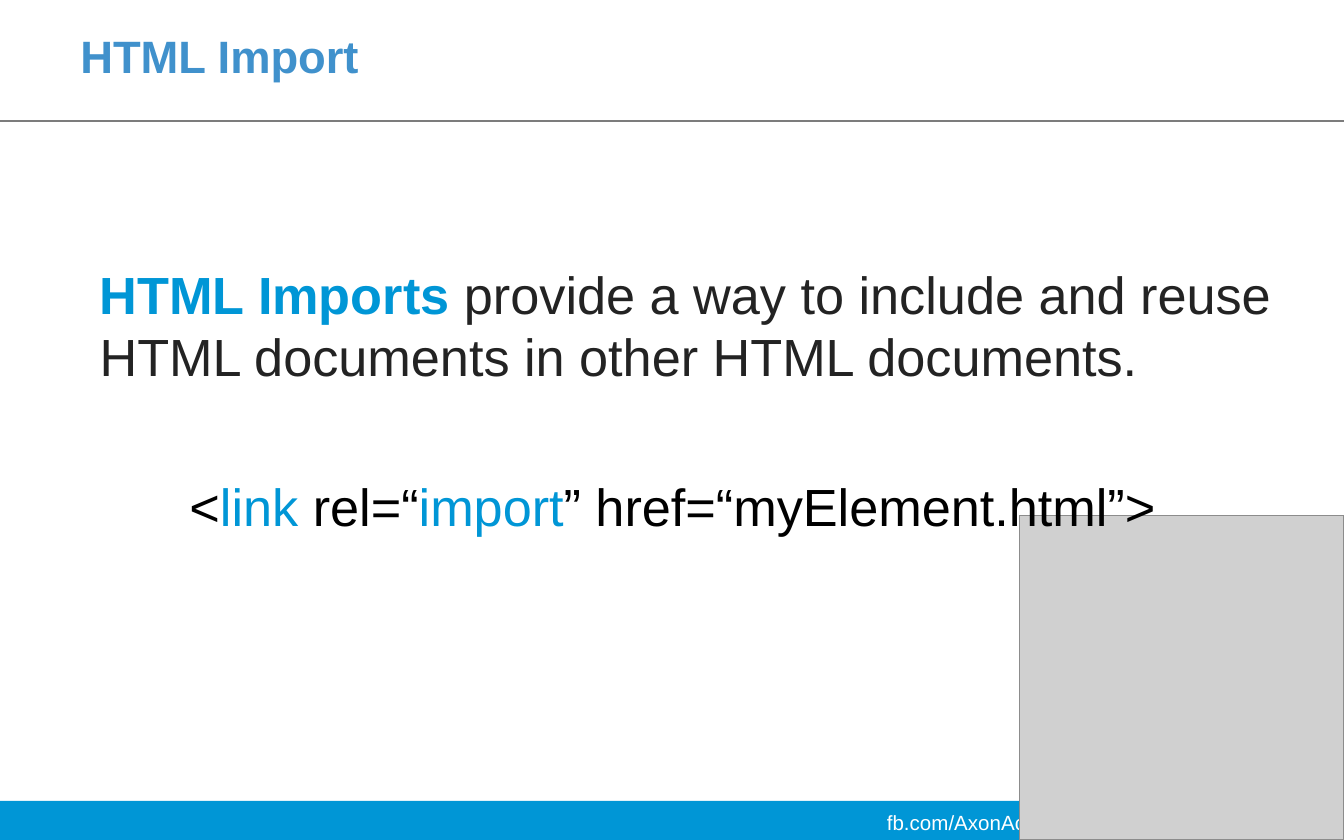
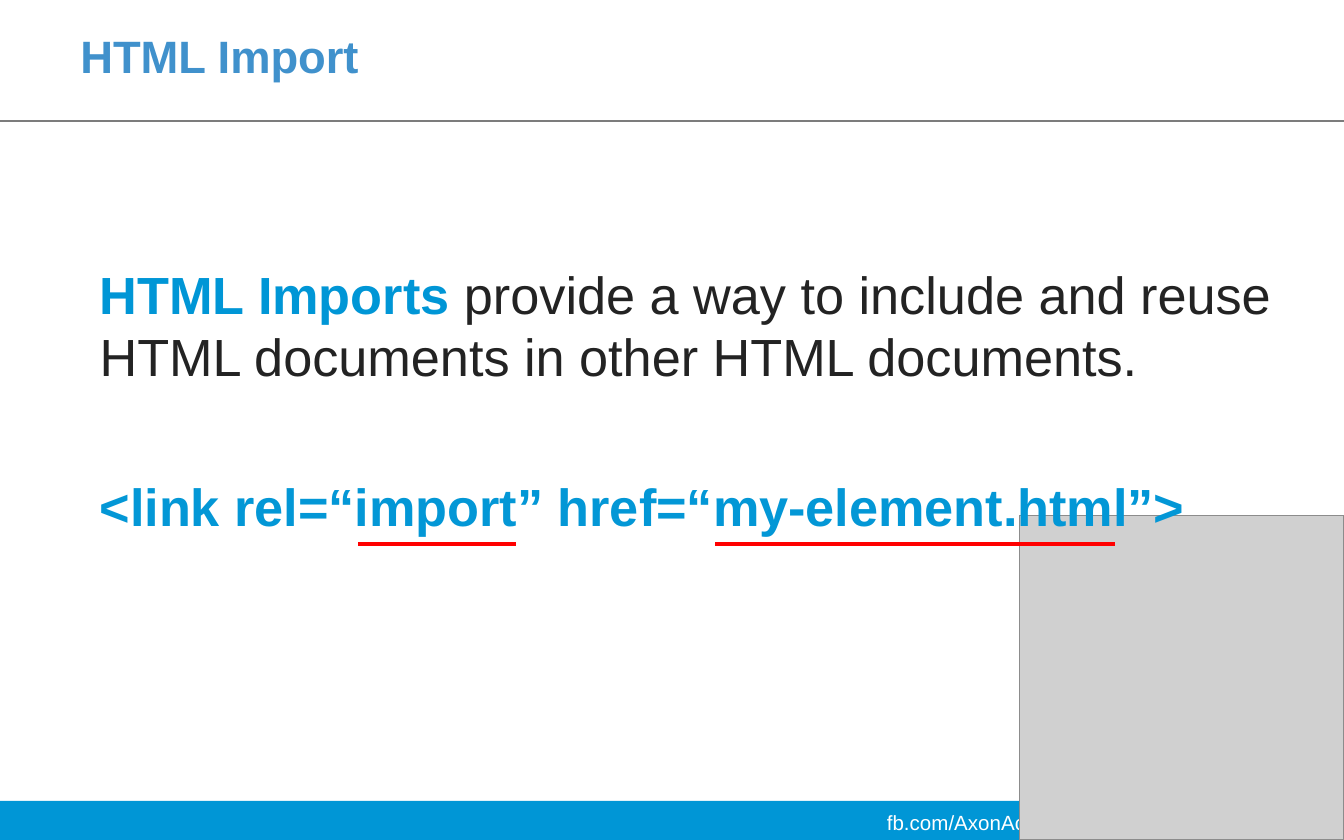
Before and after one commit to ndqvinh2109/Polymer, a slide deck: slide 22 of Slide-Dev-Day/dev-day-polymer.pptx. Drawn at 1344x840 pixels with LibreOffice and Linux fonts; fonts in the diff are those of the drawing; grey boxes stand for pictures; background and template pictures are left out. Boxes give left, top, right and bottom in pixels: in the first picture for what was removed or moved away, otherwise in the second. Text is boxed around its words. In the diff, an @@ line names an element or a change of style, - is before the commit and + after.

```diff
--- a/Slide-Dev-Day/dev-day-polymer.pptx
+++ b/Slide-Dev-Day/dev-day-polymer.pptx
@@ text at (100, 488, 1185, 536): text changed; text colour #000000 to #0397D6; bold on @@
-<link rel=“import” href=“myElement.html”>
+<link rel=“import” href=“my-element.html”>
@@ line added from (359, 544) to (516, 544), #FF0000 2.25 pt @@
@@ line added from (715, 544) to (1116, 544), #FF0000 2.25 pt @@
```
Also in this commit, not shown: 10 other slides changed, 4 slides added, 4 slides removed, 3 other files.
